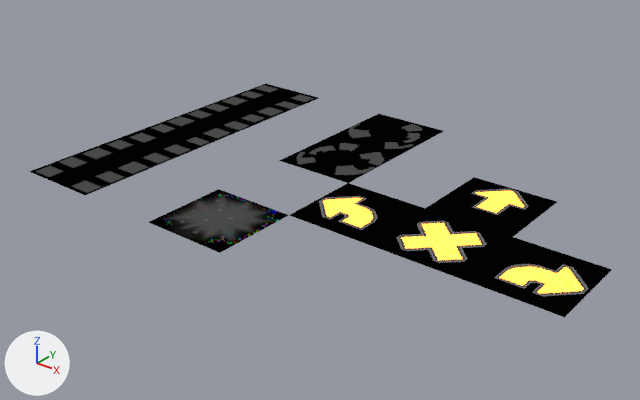
Before and after pictures for a commit that changed the Blender file CustomResources/Models/track trails/track trails.blend.
One viewpoint serves both versions: a 50 mm camera at (7.79, -8.61, 4.09) aimed at (2.31, -1.76, -0.16). The axes (+X, +Y, +Z) are drawn at lower left. The lights are the same throughout.

Script lines for the objects in view, before the commit:
```python
ob_arrow_turn_left = bpy.data.objects.new('arrow_turn_left', me_plane_010)
ob_arrow_turn_left.location = (3.0, -2.0, 0.0)
ob_arrow_up = bpy.data.objects.new('arrow_up', me_plane_007)
ob_arrow_up.location = (4.0, -1.0, 0.0)
ob_track_exploded = bpy.data.objects.new('track_exploded', me_plane_006)
ob_track_exploded.location = (2.0, -3.0, 0.0)
ob_track_rotate_0 = bpy.data.objects.new('track_rotate_0', me_plane_004)
ob_track_rotate_0.location = (2.0, 0.0, 0.0)
ob_track_rotate_1 = bpy.data.objects.new('track_rotate_1', me_plane_005)
ob_track_rotate_1.location = (2.0, -1.0, 0.0)
ob_track_straight_0 = bpy.data.objects.new('track_straight_0', me_plane)
ob_track_straight_0.location = (0.0, 0.0, 0.0)
ob_track_straight_1 = bpy.data.objects.new('track_straight_1', me_plane_001)
ob_track_straight_1.location = (0.0, -1.0, 0.0)
ob_track_straight_2 = bpy.data.objects.new('track_straight_2', me_plane_002)
ob_track_straight_2.location = (0.0, -2.0, 0.0)
ob_track_straight_3 = bpy.data.objects.new('track_straight_3', me_plane_003)
ob_track_straight_3.location = (0.0, -3.0, 0.0)
# also in view: 'arrow_cross' at (4.0, -2.0, 0.01); 'arrow_turn_right' at (5.0, -2.0, 0.01)
```
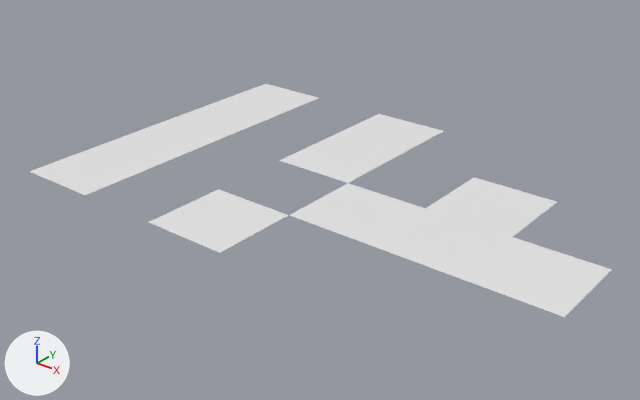
Where the change shows, as pixel boxes [x1, y1, x2, y2] in the pictures (640 x 400 px):
'arrow_turn_right', recoloured (black to white): [460, 237, 612, 317] in both
'arrow_cross', recoloured: [369, 208, 512, 278] in both
'track_exploded', recoloured (grey to white): [149, 189, 288, 253] in both
'arrow_turn_left', recoloured (black to white): [290, 183, 425, 245] in both
'arrow_up', recoloured (black to white): [426, 177, 557, 237] in both
'track_straight_3', recoloured (grey to white): [29, 145, 155, 195] in both
'track_rotate_1', recoloured (black to white): [279, 136, 399, 183] in both
'track_straight_2', recoloured (black to white): [101, 122, 217, 166] in both
'track_rotate_0', recoloured (black to white): [333, 114, 443, 155] in both
'track_straight_1', recoloured (grey to white): [163, 102, 271, 140] in both
'track_straight_0', recoloured (grey to white): [217, 84, 318, 118] in both

The change, as a diff of the scene's bpy script:
```diff
--- a/CustomResources/Models/track trails/track trails.blend.py
+++ b/CustomResources/Models/track trails/track trails.blend.py
@@ me_plane @@
 me_plane.from_pydata(...)  # 4 vertices, 1 face; spans x -0.5..0.5, y -0.5..0.5, z 0.01
-me_plane.materials.append(mat_material)
@@ me_plane_001 @@
 me_plane_001.from_pydata(...)  # 4 vertices, 1 face; spans x -0.5..0.5, y -0.5..0.5, z 0.01
-me_plane_001.materials.append(mat_material)
@@ me_plane_002 @@
 me_plane_002.from_pydata(...)  # 4 vertices, 1 face; spans x -0.5..0.5, y -0.5..0.5, z 0.01
-me_plane_002.materials.append(mat_material)
@@ me_plane_003 @@
 me_plane_003.from_pydata(...)  # 4 vertices, 1 face; spans x -0.5..0.5, y -0.5..0.5, z 0.01
-me_plane_003.materials.append(mat_material)
@@ me_plane_004 @@
 me_plane_004.from_pydata(...)  # 4 vertices, 1 face; spans x -0.5..0.5, y -0.5..0.5, z 0.01
-me_plane_004.materials.append(mat_material)
@@ me_plane_005 @@
 me_plane_005.from_pydata(...)  # 4 vertices, 1 face; spans x -0.5..0.5, y -0.5..0.5, z 0.01
-me_plane_005.materials.append(mat_material)
@@ me_plane_006 @@
 me_plane_006.from_pydata(...)  # 4 vertices, 1 face; spans x -0.5..0.5, y -0.5..0.5, z 0.01
-me_plane_006.materials.append(mat_material)
@@ me_plane_007 @@
 me_plane_007.from_pydata(...)  # 4 vertices, 1 face; spans x -0.5..0.5, y -0.5..0.5, z 0.01
-me_plane_007.materials.append(mat_material)
@@ me_plane_008 @@
 me_plane_008.from_pydata(...)  # 4 vertices, 1 face; spans x -0.5..0.5, y -0.5..0.5, z 0.01
-me_plane_008.materials.append(mat_material)
@@ me_plane_010 @@
 me_plane_010.from_pydata(...)  # 4 vertices, 1 face; spans x -0.5..0.5, y -0.5..0.5, z 0.01
-me_plane_010.materials.append(mat_material)
@@ me_plane_011 @@
 me_plane_011.from_pydata(...)  # 4 vertices, 1 face; spans x -0.5..0.5, y -0.5..0.5, z 0.01
-me_plane_011.materials.append(mat_material)
```
